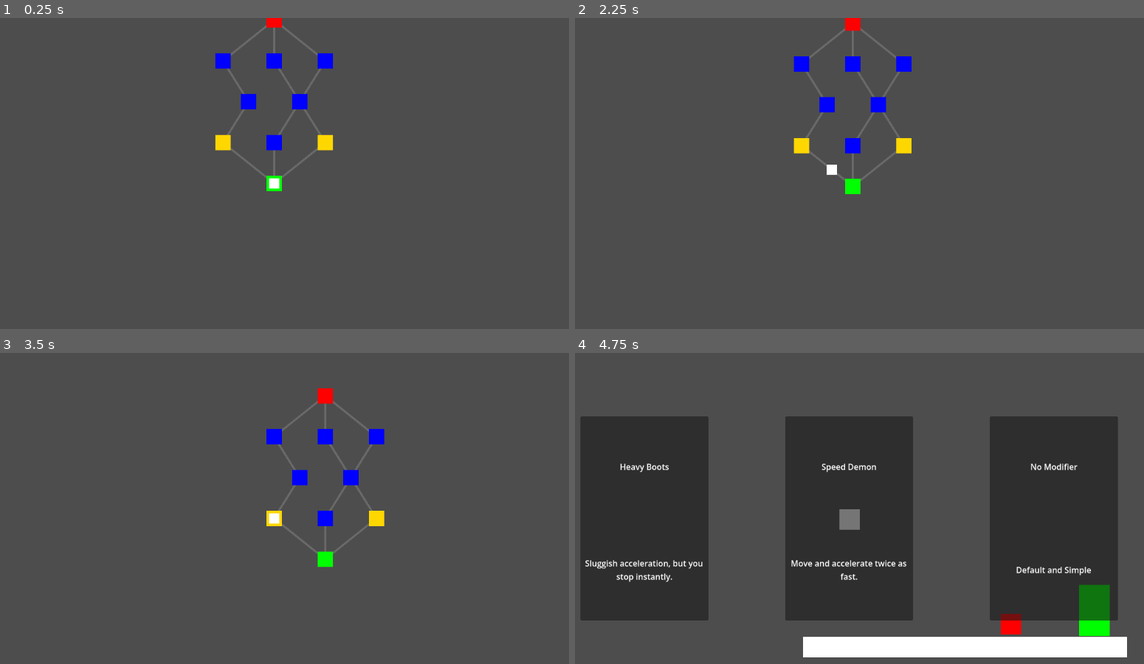
Above: before the commit, frames 1-4 (two rows, left to right).
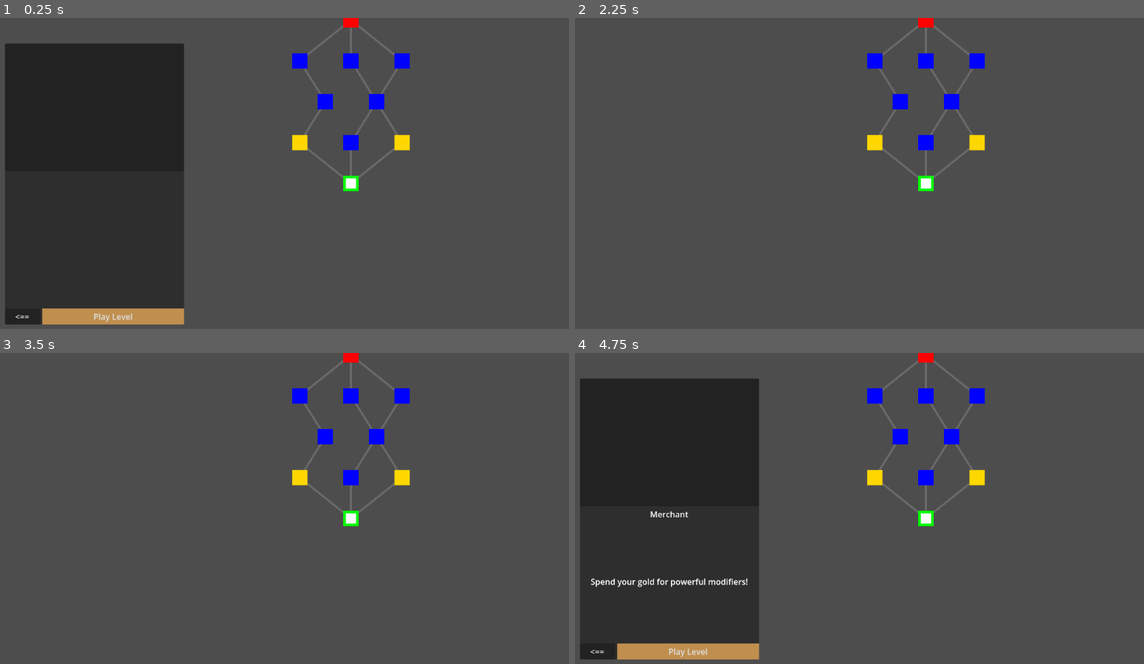
Above: after the commit, the same moments.

Repository: vinit-rao/roguelike-platformer
Game: Godot game, scene res://OverworldMap.tscn
Two runs of this game, one before a commit and one after it. Both use one fixed random seed, a clock stepped at 60 frames per second and the inputs below. This scene is started directly instead of the project's main scene.
Inputs (mouse positions are in pixels of both pictures, inside the frame that each line leads up to):
- Up to frame 1 (0.25 s): no input
- Up to frame 2 (2.25 s): click (597, 316) at 0.5 s, where only the run after the commit has a clickable "<=="; tap Enter at 1.25 s; move the mouse to (848, 182) at 1.27 s; hold D (move_right) from 1.28 s (still down); click (848, 182) at 1.35 s; tap W (jump) at 1.52 s; tap Space at 2 s; move the mouse to (796, 142) at 2.02 s; click (796, 142) at 2.1 s
- Up to frame 3 (3.5 s): tap W (jump) at 2.27 s; move the mouse to (318, 514) at 2.77 s; release D (move_right) at 2.78 s; hold A (move_left) from 2.78 s (still down); click (318, 514) at 2.85 s
- Up to frame 4 (4.75 s): move the mouse to (950, 517) at 3.52 s; release A (move_left) at 3.53 s; hold D (move_right) from 3.53 s (still down); click (950, 517) at 3.6 s; tap W (jump) at 3.77, 4.52 s; tap Enter at 4.25 s; move the mouse to (876, 477) at 4.27 s; click (876, 477) at 4.35 s

The runs differ from the first frame. In frame 1, 32% of the frame differs, in the area x 0-73%, y 0-99%; in frame 2, 3.5%; in frame 3, 2.4%; in frame 4, 49%, in the area x 0-98%, y 0-99%.

Commit message:
ui to level selction and be able to cancel a level select

Diff:
--- a/OverworldMap.tscn
+++ b/OverworldMap.tscn
@@ -3,6 +3,9 @@
 [ext_resource type="PackedScene" uid="uid://be3pwgspdvsor" path="res://MapNode.tscn" id="1_v8wkh"]
 [ext_resource type="PackedScene" uid="uid://c84n7htg10mw2" path="res://MapPlayer.tscn" id="2_iraoq"]
 [ext_resource type="Script" uid="uid://i5t6jidbj68t" path="res://map_generator.gd" id="2_x1xd1"]
+
+[sub_resource type="StyleBoxFlat" id="StyleBoxFlat_x1xd1"]
+bg_color = Color(0.75259864, 0.5591721, 0.3043123, 1)
 
 [node name="OverworldMap" type="Node2D" unique_id=1363383173]
 
@@ -10,7 +13,67 @@
 script = ExtResource("2_x1xd1")
 map_node_scene = ExtResource("1_v8wkh")
 
-[node name="MapPlayer" parent="." unique_id=24265437 instance=ExtResource("2_iraoq")]
+[node name="MapPlayer" parent="." unique_id=24265437 node_paths=PackedStringArray("info_popup", "title_label", "details_label") instance=ExtResource("2_iraoq")]
+info_popup = NodePath("../UI/InfoPopup")
+title_label = NodePath("../UI/InfoPopup/VBoxContainer/TitleLabel")
+details_label = NodePath("../UI/InfoPopup/VBoxContainer/DetailsLabel")
 
 [node name="Camera2D" type="Camera2D" parent="MapPlayer" unique_id=197664286]
+offset = Vector2(-150, 0)
 position_smoothing_enabled = true
+
+[node name="UI" type="CanvasLayer" parent="." unique_id=1717631056]
+
+[node name="InfoPopup" type="Panel" parent="UI" unique_id=510176491]
+anchors_preset = 4
+anchor_top = 0.5
+anchor_bottom = 0.5
+offset_left = 50.0
+offset_top = -274.0
+offset_right = 400.0
+offset_bottom = 276.0
+grow_vertical = 2
+
+[node name="VBoxContainer" type="VBoxContainer" parent="UI/InfoPopup" unique_id=1125504023]
+layout_mode = 1
+anchors_preset = 15
+anchor_right = 1.0
+anchor_bottom = 1.0
+grow_horizontal = 2
+grow_vertical = 2
+
+[node name="ImagePlaceholder" type="PanelContainer" parent="UI/InfoPopup/VBoxContainer" unique_id=1757219009]
+custom_minimum_size = Vector2(0, 250)
+layout_mode = 2
+
+[node name="TextureRect" type="TextureRect" parent="UI/InfoPopup/VBoxContainer/ImagePlaceholder" unique_id=274807892]
+layout_mode = 2
+
+[node name="TitleLabel" type="Label" parent="UI/InfoPopup/VBoxContainer" unique_id=1423947382]
+layout_mode = 2
+horizontal_alignment = 1
+vertical_alignment = 1
+
+[node name="DetailsLabel" type="Label" parent="UI/InfoPopup/VBoxContainer" unique_id=1768228453]
+layout_mode = 2
+size_flags_vertical = 6
+horizontal_alignment = 1
+vertical_alignment = 1
+
+[node name="ButtonHbox" type="HBoxContainer" parent="UI/InfoPopup/VBoxContainer" unique_id=800103264]
+layout_mode = 2
+
+[node name="CancelButton" type="Button" parent="UI/InfoPopup/VBoxContainer/ButtonHbox" unique_id=1736281236]
+layout_mode = 2
+size_flags_horizontal = 3
+text = "<=="
+
+[node name="EnterButton" type="Button" parent="UI/InfoPopup/VBoxContainer/ButtonHbox" unique_id=689930344]
+layout_mode = 2
+size_flags_horizontal = 3
+size_flags_stretch_ratio = 4.0
+theme_override_styles/normal = SubResource("StyleBoxFlat_x1xd1")
+text = "Play Level"
+
+[connection signal="pressed" from="UI/InfoPopup/VBoxContainer/ButtonHbox/CancelButton" to="MapPlayer" method="_on_cancel_button_pressed"]
+[connection signal="pressed" from="UI/InfoPopup/VBoxContainer/ButtonHbox/EnterButton" to="MapPlayer" method="_on_enter_button_pressed"]
--- a/map_generator.gd
+++ b/map_generator.gd
@@ -10,6 +10,7 @@
 @export var vertical_spacing: float = 80.0
 
 @export var map_node_scene: PackedScene
+
 
 # This will hold the raw data of our generated map
 var map_layers: Array = []
@@ -84,6 +85,18 @@
 			new_node.grid_row = node_data["row"]
 			new_node.grid_col = node_data["col"]
 
+			if new_node.node_type == 1: # level
+				new_node.node_name = "Combat Encounter"
+				var diff = ["Normal", "Hard", "Elite"].pick_random()
+				var gold = str(randi_range(15, 50))
+				new_node.node_details = "Difficulty: " + diff + "\nReward: " + gold + " Gold"
+			elif new_node.node_type == 2: # shop
+				new_node.node_name = "Merchant"
+				new_node.node_details = "Spend your gold for powerful modifiers!"
+			elif new_node.node_type == 3: # boss
+				new_node.node_name = "BOSS: The Gatekeeper"
+				new_node.node_details = "WARNING: Extreme Danger."
+
 			# add to scene
 			add_child(new_node)
 
--- a/map_node.gd
+++ b/map_node.gd
@@ -10,6 +10,9 @@
 var grid_row: int = 0
 var grid_col: int = 0
 
+var node_name: String = "Unknown"
+var node_details: String = "No info."
+
 func _ready() -> void:
 	match node_type:
 		NodeType.START: $ColorRect.color = Color.GREEN
--- a/map_player.gd
+++ b/map_player.gd
@@ -1,14 +1,24 @@
 extends CharacterBody2D
 
 @export var current_node: Area2D
+@export var info_popup: Panel
+@export var title_label: Label
+@export var details_label: Label
+
 var is_moving: bool = false
+var selected_node: Area2D = null
 
 func on_node_clicked(clicked_node: Area2D) -> void:
 	if is_moving or not current_node:
 		return
 
 	if clicked_node in current_node.next_nodes:
-		move_to_node(clicked_node)
+
+		selected_node = clicked_node
+
+		title_label.text = selected_node.node_name
+		details_label.text = selected_node.node_details
+		info_popup.show()
 	else:
 		print("You cannot reach that node from here!")
 
@@ -31,3 +41,18 @@
 		GameManager.current_map_col = current_node.grid_col
 
 		get_tree().change_scene_to_file("res://World.tscn")
+
+
+func _on_enter_button_pressed() -> void:
+	# hide popup
+	info_popup.hide()
+
+	# move to node
+	if selected_node:
+		move_to_node(selected_node)
+
+
+func _on_cancel_button_pressed() -> void:
+	# hide popup
+	info_popup.hide()
+	selected_node = null # unselect
